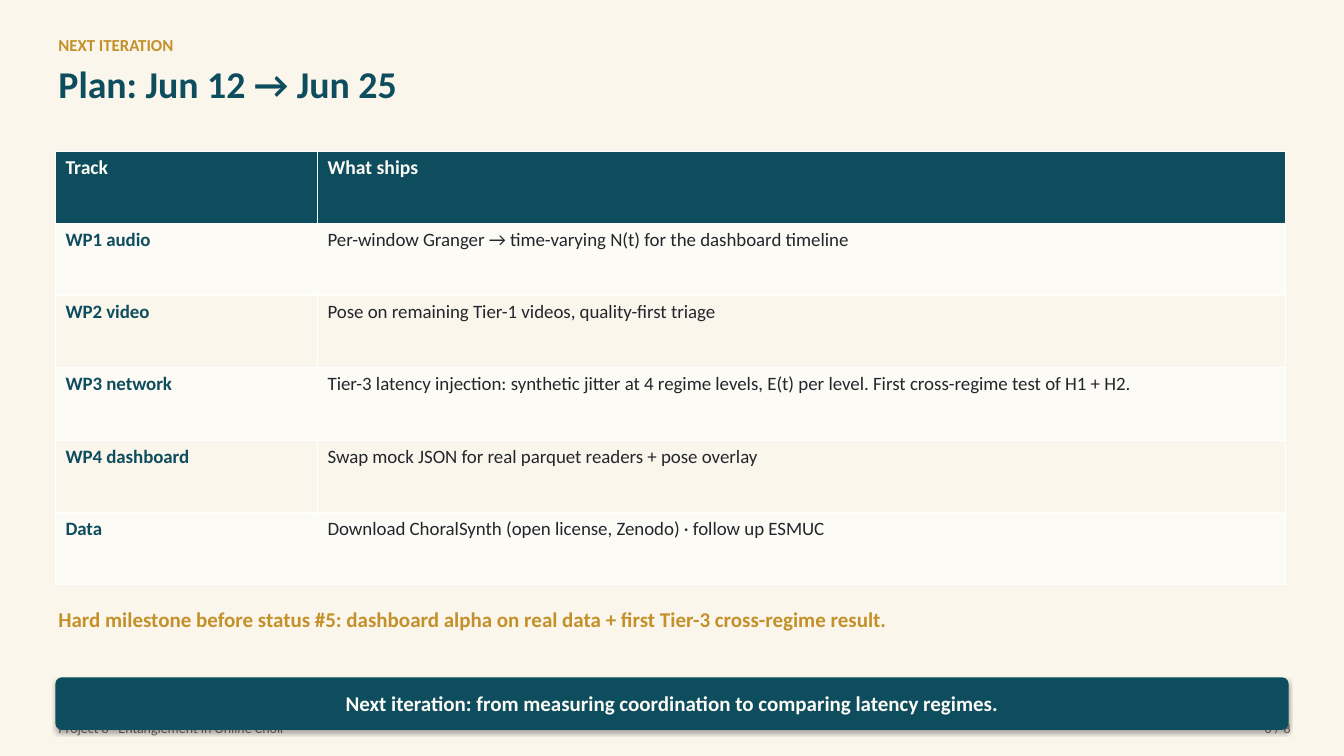
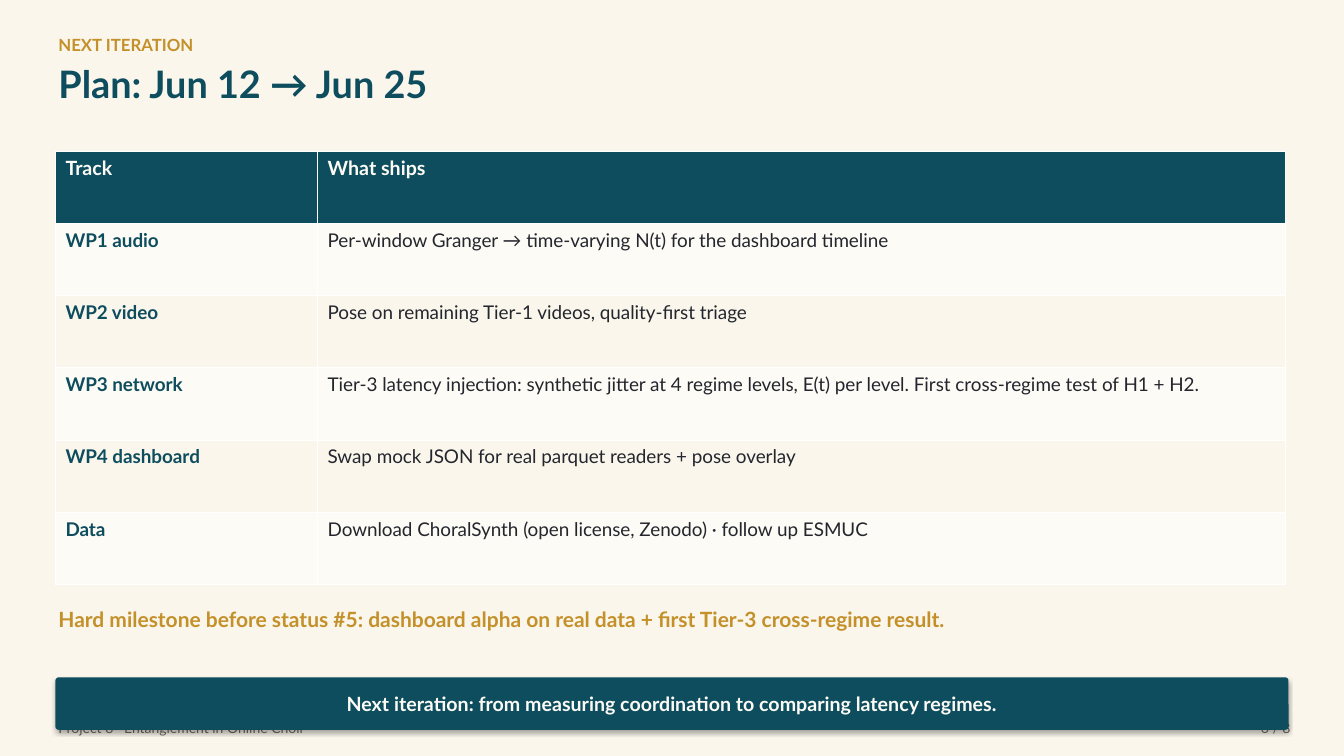
Before and after one commit to Zuraiz270/networked-choir-entanglement, a slide deck: slide 6 of output/jun11_status_meeting_iv.pptx. Drawn at 1344x756 pixels with LibreOffice and Linux fonts; fonts in the diff are those of the drawing. Boxes give left, top, right and bottom in pixels: in the first picture for what was removed or moved away, otherwise in the second. Text is boxed around its words. In the diff, an @@ line names an element or a change of style, - is before the commit and + after.

```diff
--- a/output/jun11_status_meeting_iv.pptx
+++ b/output/jun11_status_meeting_iv.pptx
@@ table at box(55, 151, 1286, 585) @@
@@ font Calibri to Lato @@
@@ font Calibri to Lato in 5 elements at box(58, 38, 193, 51), box(58, 70, 428, 99), box(1261, 721, 1290, 737), box(58, 730, 304, 737), box(58, 611, 945, 631) @@
@@ rounded rectangle "Next iteration: from measuring coordination ..." at box(55, 678, 1289, 730): size 15 to 14 pt, font Calibri to Lato; proportions changed @@
```
Also in this commit, not shown: 7 other slides changed, 1 other file.
